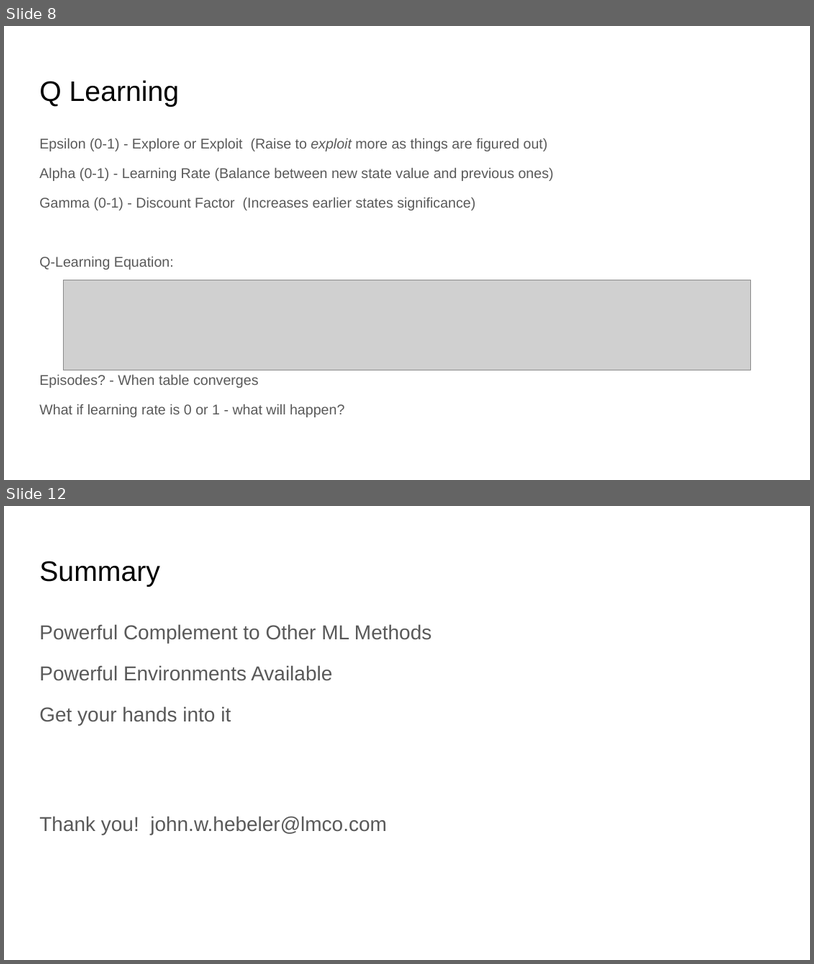
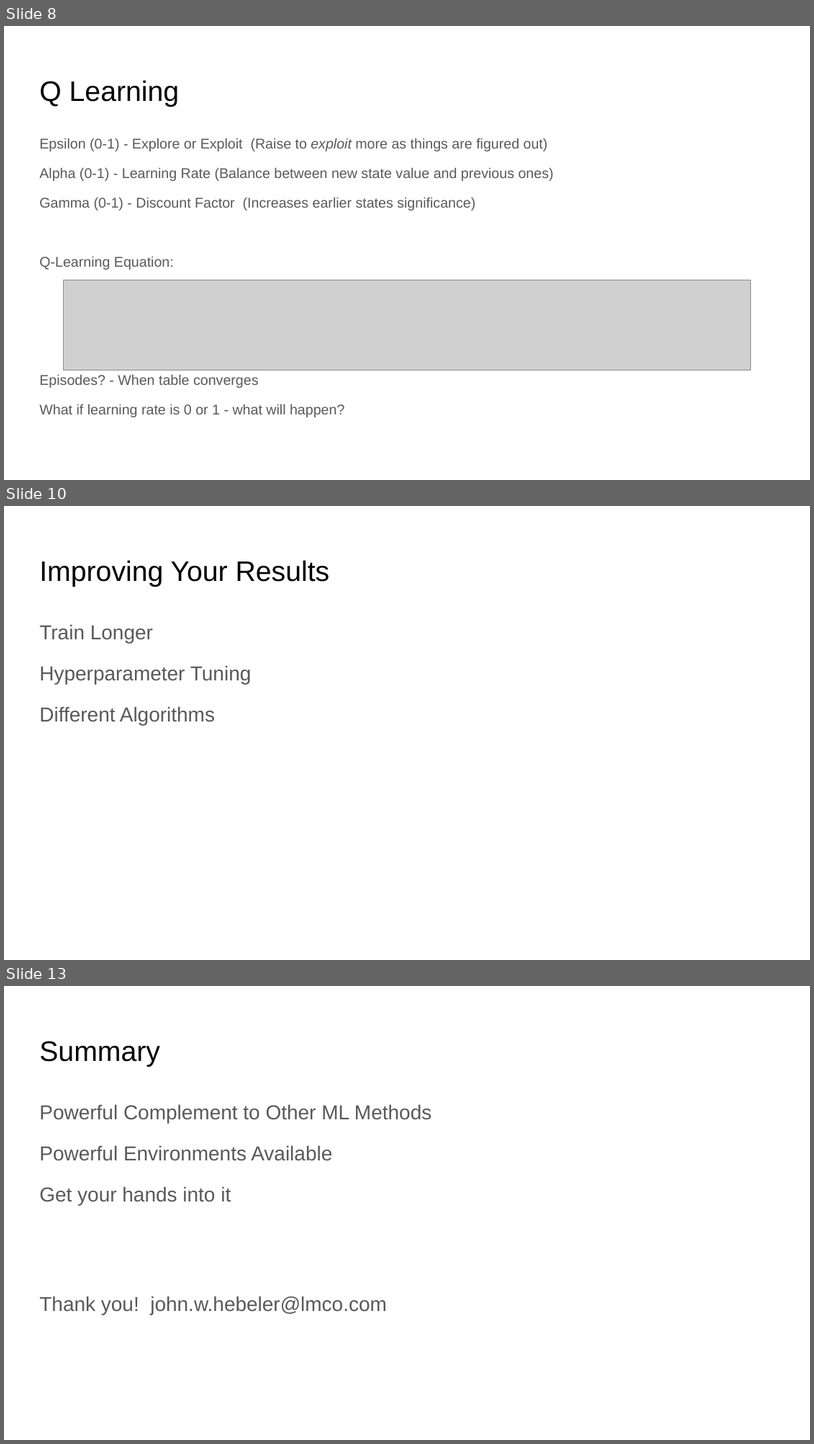
Before and after one commit to JWHPortfolio/RLTalk, a slide deck: Reinforcement Learning2.pptx. Shown one above the other, each under a label of ours: slides 8 and 12 before the commit, slides 8, 10 and 13 after it; the slides between them are not shown. The pictures are 814x964 and 814x1444 pixels, drawn with LibreOffice and Linux fonts; fonts in the diff are those of the drawing; grey boxes stand for pictures. Boxes give left, top, right and bottom in pixels: in the first picture for what was removed or moved away, otherwise in the second. Text is boxed around its words. In the diff, an @@ line names an element or a change of style, - is before the commit and + after.

```diff
--- a/Reinforcement Learning2.pptx
+++ b/Reinforcement Learning2.pptx
@@ slide 10 added at (4, 506, 810, 960), background #FFFFFF @@
@@ title added at (39, 560, 330, 587), 25.2 pt, text #000000 @@
+Improving Your Results
@@ text added at (39, 624, 252, 726), 18 pt, text #595959 @@
+Train Longer
+Hyperparameter Tuning
+Different Algorithms
@@ what was slide 12 is now slide 13 @@
```
Also in this commit, not shown: 2 slides changed, 1 other slide added, 1 slide removed, 9 other files.
